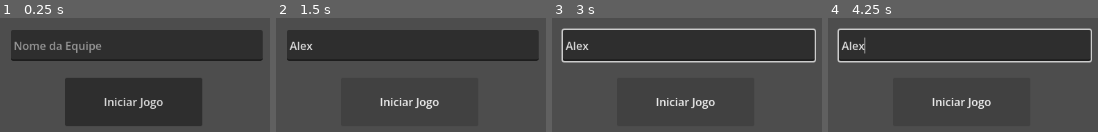
Above: before the commit, frames 1-4 (left to right).
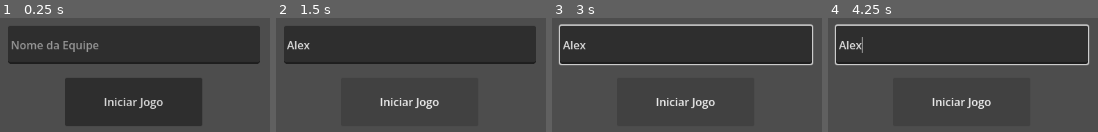
Above: after the commit, the same moments.

Repository: felipefinity/escape-room-amg
Game: Godot game, scene res://sala_principal.tscn
Same seed, same stepped clock (60 frames per second), same inputs: the game is played once before the commit and once after it.
Inputs (mouse positions are in pixels of both pictures, inside the frame that each line leads up to):
- Up to frame 1 (0.25 s): no input
- Up to frame 2 (1.5 s): click (413, 45) at 0.52 s; type "Alex" at 0.6 s; click "Iniciar Jogo" at 1.25 s
- Up to frame 3 (3 s): click "Iniciar Jogo" at 2 s; tap Enter (ui_accept) at 2.75 s; hold Right (ui_right) from 2.78 s (still down)
- Up to frame 4 (4.25 s): keep holding Right (ui_right); tap Enter (ui_accept) at 3.02, 3.5, 3.77 s

The runs differ from the first frame. In frame 1, 7.6% of the frame differs, in the area x 2-98%, y 7-41%; in frame 2, 6.7%; in frame 3, 9.4%; in frame 4, 9.6%, in the area x 2-98%, y 5-42%.

Commit message:
Escritório

Diff:
--- /dev/null
+++ b/sala_escritorio.tscn
@@ -0,0 +1,38 @@
+[gd_scene format=3 uid="uid://qfb4y8yvxqxm"]
+
+[ext_resource type="Texture2D" uid="uid://ka8111r0wioc" path="res://escritorio.jpg" id="1_7ihep"]
+
+[node name="SalaEscritorio" type="Control" unique_id=2127862707]
+layout_mode = 3
+anchors_preset = 15
+anchor_right = 1.0
+anchor_bottom = 1.0
+grow_horizontal = 2
+grow_vertical = 2
+
+[node name="TextureRect" type="TextureRect" parent="." unique_id=1491837093]
+layout_mode = 0
+offset_left = -8.0
+offset_top = -69.0
+offset_right = 1405.0
+offset_bottom = 705.0
+texture = ExtResource("1_7ihep")
+expand_mode = 1
+stretch_mode = 4
+
+[node name="BotaoPC" type="Button" parent="." unique_id=1454272482]
+layout_mode = 0
+offset_left = 120.0
+offset_top = 94.0
+offset_right = 555.0
+offset_bottom = 595.0
+flat = true
+
+[node name="BotaoCelular" type="Button" parent="." unique_id=147603738]
+layout_mode = 0
+offset_left = 646.9454
+offset_top = 372.987
+offset_right = 772.98334
+offset_bottom = 532.21155
+rotation = 0.3944444
+flat = true
--- a/sala_principal.tscn
+++ b/sala_principal.tscn
@@ -13,10 +13,10 @@
 
 [node name="LineEdit" type="LineEdit" parent="." unique_id=1347471207]
 layout_mode = 0
-offset_left = 405.0
-offset_top = 264.0
-offset_right = 768.0
-offset_bottom = 309.0
+offset_left = 401.0
+offset_top = 258.0
+offset_right = 764.0
+offset_bottom = 313.0
 placeholder_text = "Nome da Equipe"
 
 [node name="Button" type="Button" parent="." unique_id=4248506]
Binary file added: escritorio.jpg
Not shown, added: escritorio.jpg.import
